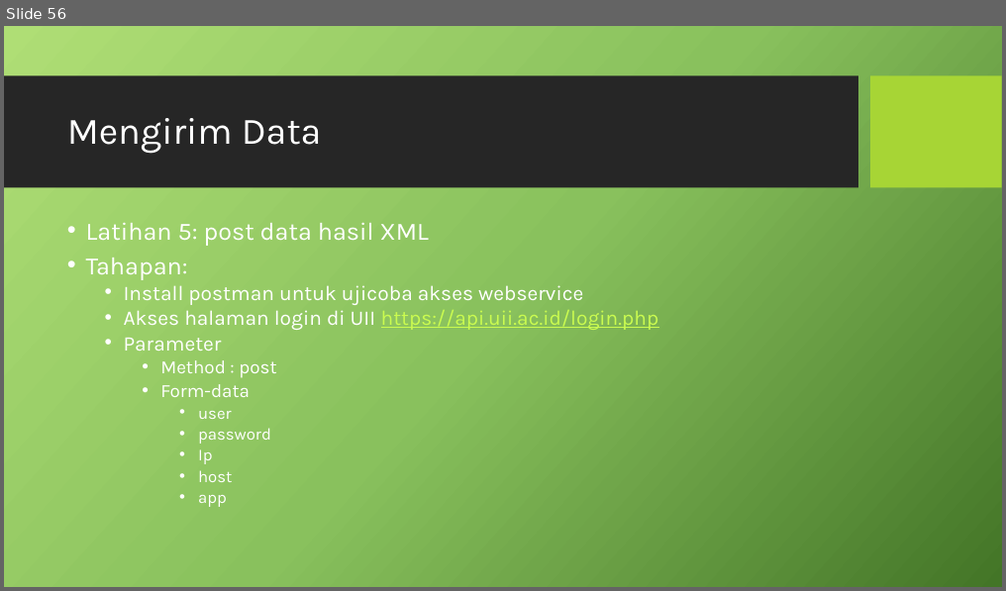
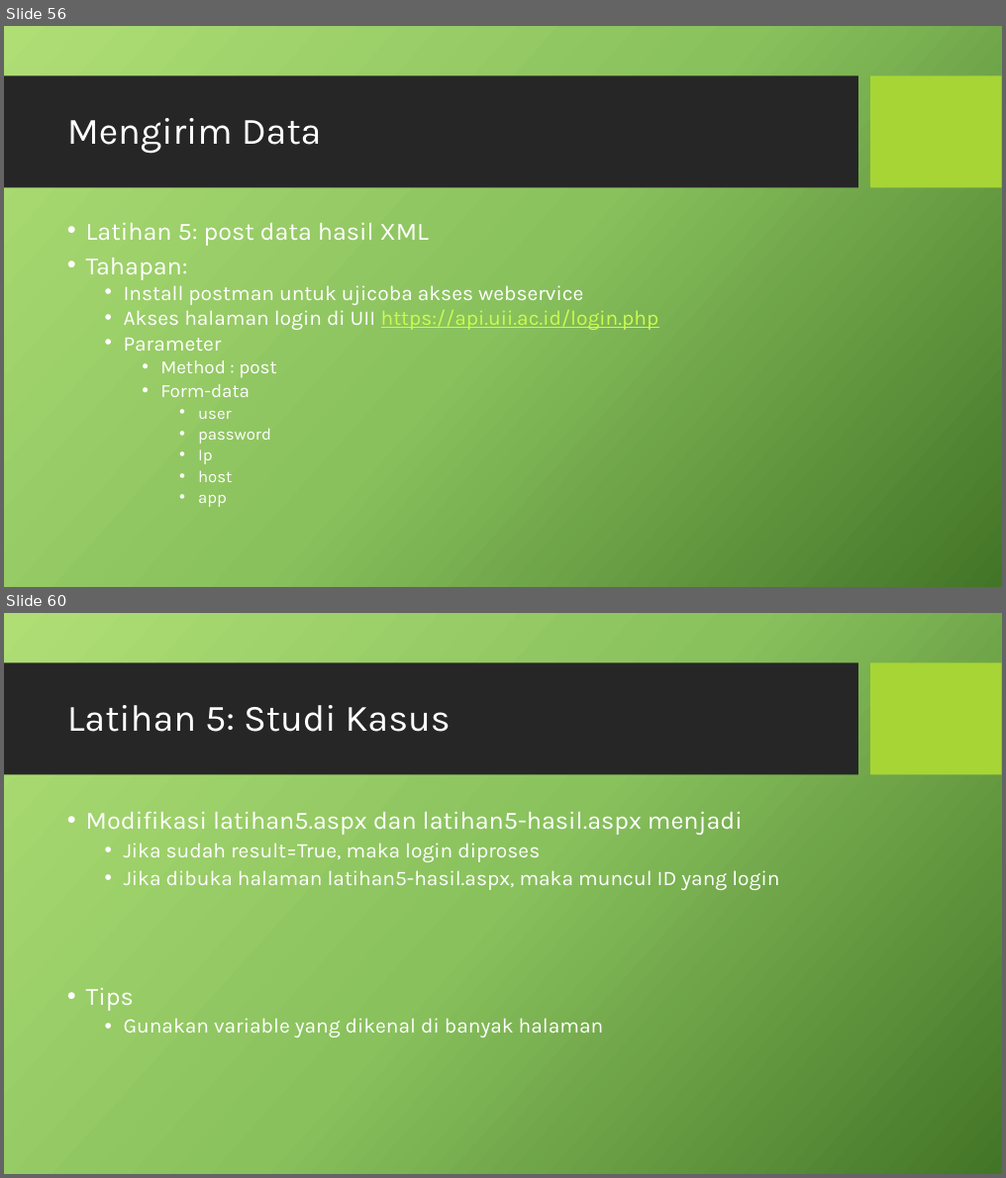
Before and after one commit to prayitna/asp.net, a slide deck: presentasi 3.pptx. Shown one above the other, each under a label of ours: slide 56 before the commit, slides 56 and 60 after it; the slides between them are not shown. The pictures are 1006x591 and 1006x1178 pixels, drawn with LibreOffice and Linux fonts; fonts in the diff are those of the drawing; background and template pictures are left out. Boxes give left, top, right and bottom in pixels: in the first picture for what was removed or moved away, otherwise in the second. Text is boxed around its words. In the diff, an @@ line names an element or a change of style, - is before the commit and + after.

```diff
--- a/presentasi 3.pptx
+++ b/presentasi 3.pptx
@@ slide 60 added at (4,613,1002,1174), background picture (left out); not listed: 2 template elements that a slide beside it also shows @@
@@ title added at (67,705,450,732), 36 pt, text #FFFFFF @@
+Latihan 5: Studi Kasus
@@ text added at (86,811,779,1038), 20 pt, text #FFFFFF @@
+• Modifikasi latihan5.aspx dan latihan5-hasil.aspx menjadi
+  • Jika sudah result=True, maka login diproses
+  • Jika dibuka halaman latihan5-hasil.aspx, maka muncul ID yang login
+• Tips
+  • Gunakan variable yang dikenal di banyak halaman
```
Also in this commit, not shown: 2 slides changed, 10 other slides added, 1 slide removed, 3 other files.
